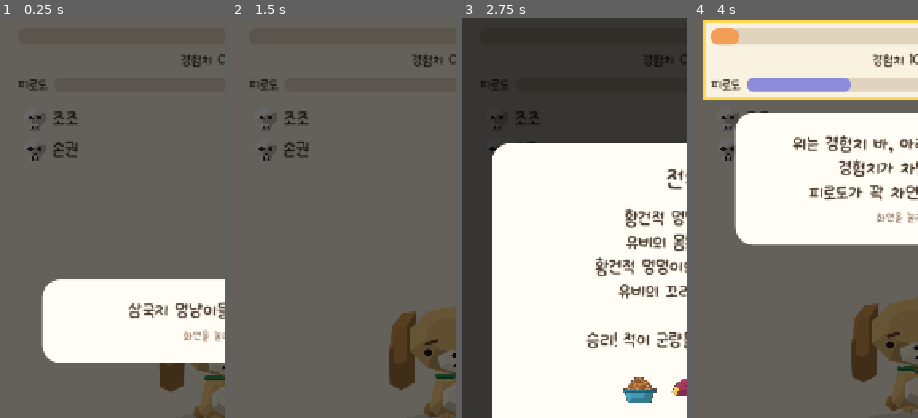
Above: before the commit, frames 1-4 (left to right).
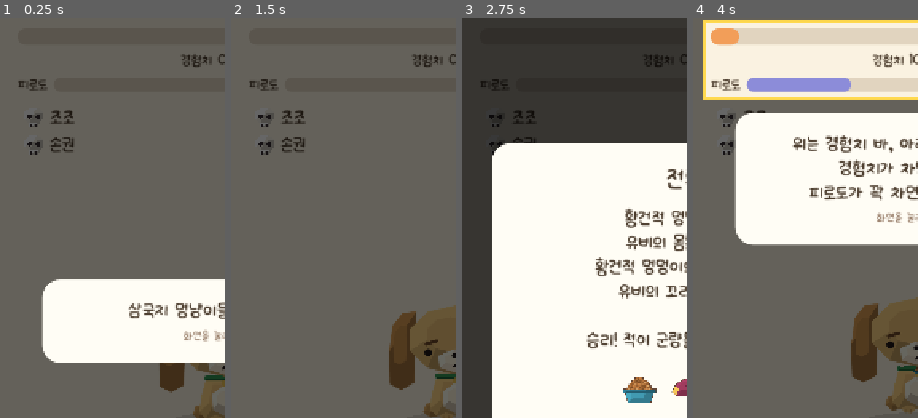
Above: after the commit, the same moments.

Repository: 6chado/samguk_puppy
Game: Godot game, scene res://scenes/main.tscn
Same seed, same stepped clock (60 frames per second), same inputs: the game is played once before the commit and once after it.
Inputs:
- Up to frame 1 (0.25 s): no input
- Up to frame 2 (1.5 s): click "← 목록" at 0.5 s; click "3" at 1.25 s
- Up to frame 3 (2.75 s): click "전투" at 2 s
- Up to frame 4 (4 s): click "확인" at 2.75 s; click "4" at 3.5 s
The pictures show only the part of the screen within x 0-50%, y 12-62%; the shares and areas given below are measured in that part.

The runs differ from the first frame. In frame 1, 0.7% of the frame differs, in the area x 12-35%, y 23-36%; in frame 2, 0.7%; in frame 3, 0.2%; in frame 4, 0.2%.

Commit message:
사진 찍기 기능 추가

Diff:
--- a/scripts/autoload/game_data.gd
+++ b/scripts/autoload/game_data.gd
@@ -172,9 +172,9 @@
 ## 관계도에서 천도복숭아를 4번 선물하면 의형제 가능. 놀기·고백(커플)과는 따로 셈
 const GIFT_MAX := 4
 ## 칸을 다 채운 뒤 고백 / 의형제 맺기 성공률. 실패하면 그 칸(하트 / 복숭아)이 처음부터
-const CONFESS_CHANCE_SAME := 0.65
+const CONFESS_CHANCE_SAME := 0.55
 const CONFESS_CHANCE_OTHER := 0.10
-const SWEAR_CHANCE_SAME := 0.65
+const SWEAR_CHANCE_SAME := 0.60
 const SWEAR_CHANCE_OTHER := 0.10
 const SWORN_MAX := 3                  # 한 멍냥이당 의형제 최대 3명 (주군도 똑같이)
 
--- a/scripts/main.gd
+++ b/scripts/main.gd
@@ -67,8 +67,20 @@
 const PolyIconScript := preload("res://scripts/poly_icon.gd")
 var relation_button
 var relation_box: VBoxContainer
+var relation_scroll: ScrollContainer   # 관계가 많으면 이 안에서 손가락 스크롤
 
 const TutorialScript := preload("res://scripts/tutorial_layer.gd")
+const PhotoStageScript := preload("res://scripts/photo_stage.gd")
+var _photo_sel: Array[String] = []     # 고른 멍냥이 (고른 순서 = 왼쪽부터)
+var _photo_expr: Dictionary = {}      # dog_id -> 표정 이름
+var _photo_stage                       # 사진 무대
+var _photo_cards: Dictionary = {}      # dog_id -> 카드 버튼
+var _photo_expr_box: VBoxContainer
+var _photo_ui: Array = []
+var _photo_title := "삼국지 멍냥이"     # 사진 아래 글씨
+var _photo_form: Dictionary = {}      # dog_id -> 사진에서 쓸 모습 (0 아기 / 1 청년 / 2 어른)
+var _photo_bg := 0                    # 배경색 번호
+var _photo_bg_btns: Array = []              # 찰칵 모드에서 숨길 것들
 var tut                        # 튜토리얼 스포트라이트
 var _tut_step := -1
 var _tut_wait := ""            # 지금 단계가 기다리는 행동 (battle / fed / home / gacha_page / gacha_done)
@@ -256,6 +268,11 @@
 	dex.custom_minimum_size = Vector2(0, 110)
 	dex.size_flags_horizontal = SIZE_EXPAND_FILL
 	row.add_child(dex)
+	var cam := _button("사진", _show_photo)
+	_set_button_icon(cam, "icon_camera")
+	cam.custom_minimum_size = Vector2(0, 110)
+	cam.size_flags_horizontal = SIZE_EXPAND_FILL
+	row.add_child(cam)
 
 
 ## 키우러 가기: 데리고 있는 멍냥이를 진영 탭별로
@@ -456,7 +473,7 @@
 		3:
 			tut.show_step("위는 경험치 바, 아래는 피로도 바예요.\n경험치가 차면 성장하고,\n피로도가 꽉 차면 잠을 자야 해요.", [exp_bar, fatigue_bar], false)
 		4:
-			tut.show_step("이쪽에는 이 멍냥이와 특별한 관계를 맺은 멍냥이들이 떠요!", [relation_box], false)
+			tut.show_step("이쪽에는 이 멍냥이와 특별한 관계를 맺은 멍냥이들이 떠요!", [relation_scroll], false)
 		5:
 			tut.show_step("이쪽에서 멍냥이들의 관계도를 볼 수 있어요!", [relation_button], false)
 		6:
@@ -515,6 +532,258 @@
 	_tut_start()
 
 
+# ═════════════════════════ 사진 찍기 ═════════════════════════
+
+func _show_photo() -> void:
+	_log("사진 화면")
+	var v := _new_page()
+	_photo_ui = []
+	_photo_cards = {}
+	var header_start := v.get_child_count()
+	_page_header(v, "← 홈", _show_home, "사진 찍기")
+	_photo_ui.append(v.get_child(header_start))
+
+	_photo_stage = PhotoStageScript.new()
+	_photo_stage.custom_minimum_size = Vector2(0, 520)
+	_photo_stage.size_flags_horizontal = SIZE_EXPAND_FILL
+	_photo_stage.title = _photo_title
+	_photo_stage.bg = _photo_bg
+	v.add_child(_photo_stage)
+
+	# 사진 아래 글씨 고치기
+	var title_row := HBoxContainer.new()
+	title_row.add_theme_constant_override("separation", 8)
+	v.add_child(title_row)
+	_photo_ui.append(title_row)
+	var edit := LineEdit.new()
+	edit.text = _photo_title
+	edit.placeholder_text = "사진에 넣을 글씨"
+	edit.max_length = 16
+	edit.alignment = HORIZONTAL_ALIGNMENT_CENTER
+	edit.clear_button_enabled = true
+	edit.size_flags_horizontal = SIZE_EXPAND_FILL
+	edit.custom_minimum_size = Vector2(0, 56)
+	edit.add_theme_font_size_override("font_size", _fs(20))
+	edit.add_theme_color_override("font_color", TEXT_COLOR)
+	edit.add_theme_color_override("font_placeholder_color", SUB_COLOR)
+	edit.add_theme_color_override("caret_color", TEXT_COLOR)
+	edit.add_theme_color_override("clear_button_color", SUB_COLOR)
+	edit.add_theme_stylebox_override("normal", _card_box(Color(1, 0.98, 0.94), Color(0.86, 0.52, 0.32), 3))
+	edit.add_theme_stylebox_override("focus", _card_box(Color(1, 0.98, 0.94), PINK, 4))
+	edit.text_changed.connect(func(t: String) -> void:
+		_photo_title = t
+		_photo_stage.title = t)
+	edit.text_submitted.connect(func(_t: String) -> void: edit.release_focus())
+	title_row.add_child(edit)
+	# 배경색 (동그란 색 버튼)
+	_photo_bg_btns = []
+	for i in PhotoStageScript.BACKGROUNDS.size():
+		var sw := Button.new()
+		sw.custom_minimum_size = Vector2(46, 56)
+		sw.focus_mode = Control.FOCUS_NONE
+		sw.tooltip_text = PhotoStageScript.BACKGROUNDS[i][0]
+		sw.pressed.connect(_on_photo_bg.bind(i))
+		title_row.add_child(sw)
+		_photo_bg_btns.append(sw)
+
+	# 표정 고르기: 고른 멍냥이마다 한 줄씩 (이름 + 표정 버튼)
+	_photo_expr_box = VBoxContainer.new()
+	_photo_expr_box.add_theme_constant_override("separation", 6)
+	v.add_child(_photo_expr_box)
+	_photo_ui.append(_photo_expr_box)
+
+	var scroll := ScrollContainer.new()
+	scroll.size_flags_vertical = SIZE_EXPAND_FILL
+	scroll.horizontal_scroll_mode = ScrollContainer.SCROLL_MODE_DISABLED
+	scroll.vertical_scroll_mode = ScrollContainer.SCROLL_MODE_SHOW_NEVER
+	v.add_child(scroll)
+	_photo_ui.append(scroll)
+	var grid := GridContainer.new()
+	grid.columns = 4
+	grid.size_flags_horizontal = SIZE_EXPAND_FILL
+	grid.add_theme_constant_override("h_separation", 8)
+	grid.add_theme_constant_override("v_separation", 8)
+	scroll.add_child(grid)
+	for fid in GameData.FACTION_ORDER:
+		for id in GameState.owned_in(fid):
+			var card := _dog_card(id, PuppyView.STAGE_FORM[GameState.stage_of(id)], GameData.DOGS[id]["name"], _on_photo_pick.bind(id))
+			card.custom_minimum_size = Vector2(0, 150)
+			card.add_theme_constant_override("icon_max_width", 92)
+			card.add_theme_font_size_override("font_size", _fs(20))
+			grid.add_child(card)
+			_photo_cards[id] = card
+
+	var row := HBoxContainer.new()
+	row.add_theme_constant_override("separation", 12)
+	v.add_child(row)
+	_photo_ui.append(row)
+	var shoot := _button("찰칵!", _photo_capture_mode)
+	shoot.custom_minimum_size = Vector2(0, 100)
+	shoot.size_flags_horizontal = SIZE_EXPAND_FILL
+	shoot.add_theme_stylebox_override("normal", _box(PINK, 18))
+	shoot.add_theme_stylebox_override("hover", _box(PINK.lightened(0.1), 18))
+	shoot.add_theme_stylebox_override("pressed", _box(PINK.darkened(0.15), 18))
+	row.add_child(shoot)
+	var save := _button("사진 저장", _save_photo)
+	save.custom_minimum_size = Vector2(0, 100)
+	save.size_flags_horizontal = SIZE_EXPAND_FILL
+	row.add_child(save)
+
+	# 처음엔 지금 키우던 멍냥이 한 마리
+	_photo_sel = []
+	_photo_expr = {}
+	_photo_form = {}
+	if GameState.owns(GameState.current):
+		_photo_sel.append(GameState.current)
+	_photo_refresh()
+
+
+func _on_photo_pick(id: String) -> void:
+	if _photo_sel.has(id):
+		_photo_sel.erase(id)
+	elif _photo_sel.size() < 3:
+		_photo_sel.append(id)
+	else:
+		return   # 3마리까지
+	_photo_refresh()
+
+
+func _on_photo_bg(i: int) -> void:
+	_photo_bg = i
+	_photo_stage.bg = i
+	_photo_refresh()
+
+
+## 모습 바꾸기: 키운 데까지 아기 → 청년 → 어른 → 아기 ...
+func _on_photo_form(id: String) -> void:
+	var reached: int = PuppyView.STAGE_FORM[GameState.stage_of(id)]
+	_photo_form[id] = (int(_photo_form.get(id, reached)) + 1) % (reached + 1)
+	_photo_refresh()
+
+
+func _on_photo_expr(id: String, e: String) -> void:
+	_photo_expr[id] = e
+	_photo_refresh()
+
+
+## 고른 멍냥이·표정을 무대와 버튼에 반영
+func _photo_refresh() -> void:
+	var list: Array = []
+	for id in _photo_sel:
+		var reached: int = PuppyView.STAGE_FORM[GameState.stage_of(id)]
+		list.append({"id": id, "form": clampi(int(_photo_form.get(id, reached)), 0, reached), "expr": _photo_expr.get(id, "기본")})
+	_photo_stage.set_pets(list)
+	# 표정 줄 다시 만들기 (고른 순서대로)
+	for c in _photo_expr_box.get_children():
+		_photo_expr_box.remove_child(c)
+		c.queue_free()
+	for i in _photo_sel.size():
+		var id: String = _photo_sel[i]
+		var line := HBoxContainer.new()
+		line.add_theme_constant_override("separation", 5)
+		_photo_expr_box.add_child(line)
+		var nm := _label("%d %s" % [i + 1, GameData.DOGS[id]["name"]], 18)
+		nm.custom_minimum_size = Vector2(90, 0)
+		nm.clip_text = true
+		nm.vertical_alignment = VERTICAL_ALIGNMENT_CENTER
+		line.add_child(nm)
+		# 모습 (누를 때마다 바뀜, 키운 단계까지만)
+		var reached: int = PuppyView.STAGE_FORM[GameState.stage_of(id)]
+		var form := clampi(int(_photo_form.get(id, reached)), 0, reached)
+		var fb := _button("%s ↔" % PhotoStageScript.FORM_NAMES[form] if reached > 0 else PhotoStageScript.FORM_NAMES[form],
+			_on_photo_form.bind(id))
+		fb.custom_minimum_size = Vector2(86, 52)
+		fb.add_theme_font_size_override("font_size", _fs(16))
+		fb.disabled = reached == 0
+		var fcol := Color(0.4, 0.62, 0.86) if reached > 0 else Color(0.72, 0.68, 0.64)
+		fb.add_theme_stylebox_override("normal", _box(fcol, 12))
+		fb.add_theme_stylebox_override("hover", _box(fcol.lightened(0.1), 12))
+		fb.add_theme_stylebox_override("disabled", _box(fcol, 12))
+		fb.add_theme_color_override("font_disabled_color", Color(1, 1, 1))
+		line.add_child(fb)
+		var cur: String = _photo_expr.get(id, "기본")
+		for e in PhotoStageScript.EXPRESSION_ORDER:
+			var b := _button(e, _on_photo_expr.bind(id, e))
+			b.custom_minimum_size = Vector2(0, 52)
+			b.size_flags_horizontal = SIZE_EXPAND_FILL
+			b.add_theme_font_size_override("font_size", _fs(16))
+			var col := PINK if e == cur else Color(0.86, 0.52, 0.32)
+			b.add_theme_stylebox_override("normal", _box(col, 12))
+			b.add_theme_stylebox_override("hover", _box(col.lightened(0.1), 12))
+			line.add_child(b)
+	# 배경색 버튼: 고른 건 테두리 굵게
+	for i in _photo_bg_btns.size():
+		var sw: Button = _photo_bg_btns[i]
+		var col: Color = PhotoStageScript.BACKGROUNDS[i][1]
+		var on := i == _photo_bg
+		for st in ["normal", "hover", "pressed"]:
+			sw.add_theme_stylebox_override(st, _card_box(col, PINK.darkened(0.1) if on else Color(0.86, 0.75, 0.66), 5 if on else 2))
+	for id in _photo_cards:
+		var card: Button = _photo_cards[id]
+		var idx := _photo_sel.find(id)
+		var name_s: String = GameData.DOGS[id]["name"]
+		card.text = name_s if idx < 0 else "%d · %s" % [idx + 1, name_s]
+		var border := PINK if idx >= 0 else Color(0.86, 0.52, 0.32)
+		var width := 7 if idx >= 0 else 4
+		card.add_theme_stylebox_override("normal", _card_box(Color(1, 0.98, 0.94), border, width))
+		card.add_theme_stylebox_override("hover", _card_box(Color(1, 0.95, 0.88), border, width))
+
+
+## 찰칵: 버튼·목록 다 숨기고 사진만 (화면을 누르면 돌아옴)
+func _photo_capture_mode() -> void:
+	if _photo_sel.is_empty():
+		return
+	for c in _photo_ui:
+		c.hide()
+	var flash := ColorRect.new()
+	flash.color = Color(1, 1, 1, 0.9)
+	flash.set_anchors_preset(PRESET_FULL_RECT)
+	flash.mouse_filter = MOUSE_FILTER_IGNORE
+	add_child(flash)
+	flash.create_tween().tween_property(flash, "color:a", 0.0, 0.35).finished.connect(flash.queue_free)
+	var catcher := Control.new()
+	catcher.set_anchors_preset(PRESET_FULL_RECT)
+	catcher.mouse_filter = MOUSE_FILTER_STOP
+	add_child(catcher)
+	var hint := _label("화면을 누르면 돌아가요", 20)
+	hint.add_theme_color_override("font_color", SUB_COLOR)
+	catcher.add_child(hint)
+	hint.set_anchors_and_offsets_preset(PRESET_CENTER_BOTTOM, PRESET_MODE_MINSIZE, 30)
+	hint.create_tween().tween_property(hint, "modulate:a", 0.0, 0.6).set_delay(1.2)   # 캡쳐에 안 찍히게 금방 사라짐
+	catcher.gui_input.connect(func(e: InputEvent) -> void:
+		if e is InputEventMouseButton and e.pressed:
+			catcher.queue_free()
+			for c in _photo_ui:
+				if is_instance_valid(c):
+					c.show())
+
+
+## 사진만 잘라서 저장 (웹: 바로 다운로드 / PC: 사진 폴더)
+func _save_photo() -> void:
+	if _photo_sel.is_empty():
+		return
+	await RenderingServer.frame_post_draw
+	var img := get_viewport().get_texture().get_image()
+	var vis := get_viewport().get_visible_rect().size
+	var k := Vector2(img.get_width() / vis.x, img.get_height() / vis.y)
+	var r: Rect2 = _photo_stage.get_global_rect()
+	var region := Rect2i(Vector2i(r.position * k), Vector2i(r.size * k)).intersection(Rect2i(Vector2i.ZERO, img.get_size()))
+	var shot := img.get_region(region)
+	var stamp := Time.get_datetime_string_from_system().replace(":", "").replace("-", "").replace("T", "_")
+	if OS.has_feature("web"):
+		JavaScriptBridge.download_buffer(shot.save_png_to_buffer(), "mengnyang_%s.png" % stamp, "image/png")
+		_open_overlay("사진 저장", "사진을 내려받았어요!", "home_notice")
+	else:
+		var dir := OS.get_system_dir(OS.SYSTEM_DIR_PICTURES)
+		if dir == "":
+			dir = OS.get_user_data_dir()
+		var path := dir.path_join("멍냥이사진_%s.png" % stamp)
+		var err := shot.save_png(path)
+		_open_overlay("사진 저장", ("사진을 저장했어요!\n%s" % path) if err == OK else "저장하지 못했어요..", "home_notice")
+	confirm_button.show()
+	_log("사진 저장")
+
+
 # ═════════════════════════ 뽑기 ═════════════════════════
 
 const LEVER_PIVOT := Vector2(406.79, 353.92) / 512.0   # 손잡이 회전축 (그림 크기 대비 비율)
@@ -700,10 +969,16 @@
 	# 왼쪽 위: ♥ 애인 / 해골 앙숙. 누르면 설명창
 	relation_box = VBoxContainer.new()
 	relation_box.mouse_filter = MOUSE_FILTER_STOP
-	relation_box.add_theme_constant_override("separation", 6)
+	relation_box.add_theme_constant_override("separation", 4)
 	relation_box.gui_input.connect(_on_relation_box_input)
-	puppy_view.add_child(relation_box)
-	relation_box.position = Vector2(6, 6)
+	# 관계가 많아도 캐릭터·버튼을 덮지 않게: 높이를 제한한 스크롤 안에 넣음
+	relation_scroll = ScrollContainer.new()
+	relation_scroll.horizontal_scroll_mode = ScrollContainer.SCROLL_MODE_DISABLED
+	relation_scroll.vertical_scroll_mode = ScrollContainer.SCROLL_MODE_SHOW_NEVER
+	relation_scroll.position = Vector2(6, 6)
+	puppy_view.add_child(relation_scroll)
+	relation_scroll.add_child(relation_box)
+	puppy_view.resized.connect(_fit_relation_scroll)
 
 	message_label = _label(" ", 28)
 	v.add_child(message_label)
@@ -1239,7 +1514,9 @@
 
 func _update_relations() -> void:
 	for c in relation_box.get_children():
+		relation_box.remove_child(c)
 		c.queue_free()
+	_fit_relation_scroll.call_deferred()
 	if puppy == null:
 		return
 	var me := puppy.dog_id
@@ -1254,6 +1531,20 @@
 		return a[0] < b[0])
 	for r in rows:
 		relation_box.add_child(_relation_row(r[2], r[1]))
+	_fit_relation_scroll.call_deferred()
+
+
+## 관계 목록 크기: 내용만큼, 단 화면 왼쪽 40% · 위쪽 45%까지만 (넘치면 스크롤)
+const RELATION_MAX_W := 0.45
+const RELATION_MAX_H := 0.45
+
+
+func _fit_relation_scroll() -> void:
+	if relation_scroll == null:
+		return
+	var content := relation_box.get_combined_minimum_size()
+	relation_scroll.size = Vector2(minf(content.x, puppy_view.size.x * RELATION_MAX_W),
+		minf(content.y, puppy_view.size.y * RELATION_MAX_H))
 
 
 ## 둘 사이의 모든 관계 (BOND_ORDER 순서)
@@ -1293,8 +1584,8 @@
 	row.mouse_filter = MOUSE_FILTER_IGNORE
 	row.add_theme_constant_override("separation", 6)
 	for kind in kinds:
-		row.add_child(_bond_icon(kind, 44))
-	var l := _label(GameData.DOGS[other]["name"], 30)
+		row.add_child(_bond_icon(kind, 40))
+	var l := _label(GameData.DOGS[other]["name"], 28)
 	l.horizontal_alignment = HORIZONTAL_ALIGNMENT_LEFT
 	l.mouse_filter = MOUSE_FILTER_IGNORE
 	row.add_child(l)
--- /dev/null
+++ b/scripts/photo_stage.gd
@@ -0,0 +1,215 @@
+extends Control
+## 사진 찍기 무대: 폴라로이드 틀 + 배경 + 멍냥이 1~3마리
+##   1마리: 가만히 앉아 있음
+##   2마리: 서로 기대서 볼을 맞댐 + 가운데 하트
+##   3마리: 일렬로 앉아 머리 위에 천도복숭아
+## 표정은 멍냥이마다 따로 ("expr")
+
+const SPRITE_DIR := "res://assets/dogs/"
+const FORM_NAMES: Array[String] = ["아기", "청년", "어른"]
+const FORM_SCALE: Array[float] = [0.84, 0.92, 1.0]    # 아기는 조금 작게
+const FRAME_COL := Color(1, 1, 1)
+## 배경색: [이름, 위, 아래(바닥)]
+const BACKGROUNDS: Array = [
+	["핑크", Color(1.0, 0.92, 0.9), Color(0.99, 0.86, 0.82)],
+	["빨강", Color(1.0, 0.86, 0.85), Color(0.97, 0.76, 0.75)],
+	["노랑", Color(1.0, 0.97, 0.84), Color(0.97, 0.91, 0.72)],
+	["초록", Color(0.9, 0.97, 0.87), Color(0.8, 0.92, 0.77)],
+	["파랑", Color(0.88, 0.94, 1.0), Color(0.77, 0.86, 0.96)],
+	["보라", Color(0.94, 0.9, 1.0), Color(0.86, 0.8, 0.96)],
+]
+const TEXT_COL := Color(0.45, 0.32, 0.26)
+const HEART_COL := Color(1.0, 0.43, 0.56)
+
+## 표정 이름 → 눈 그림 (+ 덧붙일 표시)
+const EXPRESSIONS := {
+	"기본": "open", "웃음": "squint", "찡그림": "line", "화남": "line", "졸림": "half", "잠": "closed",
+}
+const EXPRESSION_ORDER: Array[String] = ["기본", "웃음", "찡그림", "화남", "졸림", "잠"]
+
+var pets: Array = []          # [{"id": dog_id, "form": 0~2, "expr": "기본"}, ...] 1~3마리
+var bg := 0:                  # BACKGROUNDS 번호
+	set(v):
+		bg = clampi(v, 0, BACKGROUNDS.size() - 1)
+		queue_redraw()
+var title := "삼국지 멍냥이":    # 사진 아래 글씨 (직접 수정 가능)
+	set(v):
+		title = v
+		queue_redraw()
+
+var _tex: Dictionary = {}
+var _top: Dictionary = {}     # 그림 경로 -> 맨 위 불투명 픽셀 높이 비율 (모자 꼭대기)
+
+
+func set_pets(list: Array) -> void:
+	pets = list
+	queue_redraw()
+
+
+func _tex_for(dog_id: String, form: int, eyes: String) -> Texture2D:
+	var path := "%s%s_%d_%s.png" % [SPRITE_DIR, dog_id, form, eyes]
+	if not _tex.has(path):
+		_tex[path] = load(path) if ResourceLoader.exists(path) else null
+	return _tex[path]
+
+
+## 그림에서 가장 위쪽(모자·귀 끝) 위치 비율 0~1
+func _top_frac(dog_id: String, form: int, eyes: String) -> float:
+	var path := "%s%s_%d_%s.png" % [SPRITE_DIR, dog_id, form, eyes]
+	if not _top.has(path):
+		var f := 4.0 / 48.0
+		var tex := _tex_for(dog_id, form, eyes)
+		if tex:
+			var img := tex.get_image()
+			if img and not img.is_empty():
+				if img.is_compressed():
+					img.decompress()
+				f = float(img.get_used_rect().position.y) / float(img.get_height())
+		_top[path] = f
+	return _top[path]
+
+
+func _eyes_of(pet: Dictionary) -> String:
+	return EXPRESSIONS.get(pet.get("expr", "기본"), "open")
+
+
+## 사진 안쪽(틀 빼고) 영역
+func photo_rect() -> Rect2:
+	var m := size.x * 0.045
+	return Rect2(Vector2(m, m), Vector2(size.x - m * 2, size.y - m * 2 - size.y * 0.09))
+
+
+func _draw() -> void:
+	# 폴라로이드 틀
+	draw_rect(Rect2(Vector2.ZERO, size), FRAME_COL)
+	var r := photo_rect()
+	# 배경: 위아래 두 색 + 바닥
+	var mid := r.position.y + r.size.y * 0.62
+	var back_top: Color = BACKGROUNDS[bg][1]
+	var back_bottom: Color = BACKGROUNDS[bg][2]
+	draw_rect(Rect2(r.position, Vector2(r.size.x, mid - r.position.y)), back_top)
+	draw_rect(Rect2(Vector2(r.position.x, mid), Vector2(r.size.x, r.end.y - mid)), back_bottom)
+	# 작은 반짝이 장식
+	for p in [Vector2(0.1, 0.12), Vector2(0.88, 0.18), Vector2(0.16, 0.42), Vector2(0.82, 0.48), Vector2(0.5, 0.08)]:
+		_draw_sparkle(r.position + r.size * p, r.size.x * 0.018, Color(1, 1, 1, 0.9))
+	# 아래 글씨 (틀 위)
+	var font := get_theme_default_font()
+	var caption := title.strip_edges()
+	if font and caption != "":
+		var fs := int(size.y * 0.048)
+		# 아래 흰 여백 안, 가운데보다 살짝 아래 / 가로 가운데 정렬
+		var base_y := size.y - (size.y - r.end.y) * 0.32
+		draw_string(font, Vector2(0, base_y), caption, HORIZONTAL_ALIGNMENT_CENTER, size.x, fs, TEXT_COL)
+
+	match pets.size():
+		1:
+			_draw_single(r)
+		2:
+			_draw_pair(r)
+		3:
+			_draw_trio(r)
+		_:
+			if font:
+				draw_string(font, Vector2(r.position.x, r.get_center().y), "아래에서 멍냥이를 골라 주세요",
+					HORIZONTAL_ALIGNMENT_CENTER, r.size.x, int(size.y * 0.04), TEXT_COL)
+
+
+## 멍냥이 하나 그리기. feet = 발 위치, side = 그림 한 변, rot = 기울기(발 기준)
+func _draw_pet(pet: Dictionary, feet: Vector2, side: float, rot := 0.0) -> Rect2:
+	var form: int = int(pet["form"])
+	side *= FORM_SCALE[form]
+	var tex := _tex_for(pet["id"], form, _eyes_of(pet))
+	draw_set_transform(feet, rot, Vector2.ONE)
+	# 바닥 그림자
+	draw_set_transform(feet, 0.0, Vector2(1.0, 0.18))
+	draw_circle(Vector2.ZERO, side * 0.3, (BACKGROUNDS[bg][2] as Color).darkened(0.06))
+	draw_set_transform(feet, rot, Vector2.ONE)
+	var top_left := Vector2(-22.0 / 48.0 * side, -43.8 / 48.0 * side)
+	if tex:
+		draw_texture_rect(tex, Rect2(top_left, Vector2(side, side)), false)
+	draw_set_transform(Vector2.ZERO, 0.0, Vector2.ONE)
+	return Rect2(feet + top_left, Vector2(side, side))
+
+
+## 표정 덧표시: 화남 💢 / 잠 zZ (머리 오른쪽 위)
+func _draw_mark(pet: Dictionary, box: Rect2, side: float) -> void:
+	var head_tr := box.position + Vector2(0.78, 0.22) * side
+	match pet.get("expr", "기본"):
+		"화남":
+			_draw_anger(head_tr, side * 0.1)
+		"잠":
+			var font := get_theme_default_font()
+			if font:
+				draw_string(font, head_tr + Vector2(0, -side * 0.02), "z", HORIZONTAL_ALIGNMENT_LEFT, -1, int(side * 0.08), TEXT_COL)
+				draw_string(font, head_tr + Vector2(side * 0.07, -side * 0.1), "Z", HORIZONTAL_ALIGNMENT_LEFT, -1, int(side * 0.11), TEXT_COL)
+
+
+func _draw_single(r: Rect2) -> void:
+	var side := r.size.y * 0.78
+	var feet := Vector2(r.get_center().x, r.end.y - r.size.y * 0.1)
+	var box := _draw_pet(pets[0], feet, side)
+	_draw_mark(pets[0], box, box.size.x)
+
+
+func _draw_pair(r: Rect2) -> void:
+	var side := r.size.y * 0.66
+	var y := r.end.y - r.size.y * 0.1
+	var gap := side * 0.4
+	var a := _draw_pet(pets[0], Vector2(r.get_center().x - gap, y), side, 0.15)    # 오른쪽으로 기댐
+	var b := _draw_pet(pets[1], Vector2(r.get_center().x + gap, y), side, -0.15)   # 왼쪽으로 기댐
+	_draw_mark(pets[0], a, a.size.x)
+	_draw_mark(pets[1], b, b.size.x)
+	_draw_heart(Vector2(r.get_center().x, y - side * 0.95), side * 0.09)
+
+
+func _draw_trio(r: Rect2) -> void:
+	var side := r.size.y * 0.52
+	var y := r.end.y - r.size.y * 0.1
+	var peach := FoodIcon.item_texture("item_peach")
+	for i in 3:
+		var pet: Dictionary = pets[i]
+		var x := r.position.x + r.size.x * (0.2 + 0.3 * i)
+		var box := _draw_pet(pet, Vector2(x, y), side)
+		var s := box.size.x
+		_draw_mark(pet, box, s)
+		if peach:
+			# 머리(모자) 꼭대기보다 한참 위에 둥실
+			var form: int = int(pet["form"])
+			var top := box.position.y + _top_frac(pet["id"], form, _eyes_of(pet)) * s
+			var ps := side * 0.3
+			var c := Vector2(box.position.x + 22.0 / 48.0 * s, top - ps * 0.5 - side * 0.07)
+			draw_texture_rect(peach, Rect2(c - Vector2(ps, ps) / 2, Vector2(ps, ps)), false)
+
+
+func _draw_sparkle(c: Vector2, rr: float, col: Color) -> void:
+	var pts := PackedVector2Array()
+	for i in 8:
+		var rad := rr if i % 2 == 0 else rr * 0.32
+		var a := i * PI / 4.0
+		pts.append(c + Vector2(cos(a), sin(a)) * rad)
+	draw_colored_polygon(pts, col)
+
+
+func _draw_heart(c: Vector2, rr: float) -> void:
+	var pts := PackedVector2Array()
+	for i in 24:
+		var t := TAU * i / 24.0
+		pts.append(c + Vector2(16.0 * pow(sin(t), 3), -(13.0 * cos(t) - 5.0 * cos(2 * t) - 2.0 * cos(3 * t) - cos(4 * t))) * (rr / 16.0))
+	draw_colored_polygon(pts, HEART_COL)
+
+
+## 화남 표시 💢 : 십자 틈을 두고 가운데로 휘어진 굵은 곡선 네 개
+func _draw_anger(c: Vector2, rr: float) -> void:
+	var col := Color(0.93, 0.18, 0.24)
+	var w := maxf(3.0, rr * 0.28)
+	for q in [Vector2(1, 1), Vector2(1, -1), Vector2(-1, 1), Vector2(-1, -1)]:
+		var p0: Vector2 = c + Vector2(q.x * 0.3, q.y) * rr
+		var p2: Vector2 = c + Vector2(q.x, q.y * 0.3) * rr
+		var k: Vector2 = c + q * 0.3 * rr          # 가운데 쪽으로 당기는 점
+		var pts := PackedVector2Array()
+		for j in 13:
+			var t := j / 12.0
+			pts.append(p0 * (1 - t) * (1 - t) + k * 2.0 * (1 - t) * t + p2 * t * t)
+		draw_polyline(pts, col, w, true)
+		draw_circle(p0, w * 0.5, col)
+		draw_circle(p2, w * 0.5, col)
Binary file added: assets/items/icon_camera.png
Not shown, added: assets/items/icon_camera.png.import
Not shown, added: scripts/photo_stage.gd.uid
Not shown, changed: docs/index.pck
